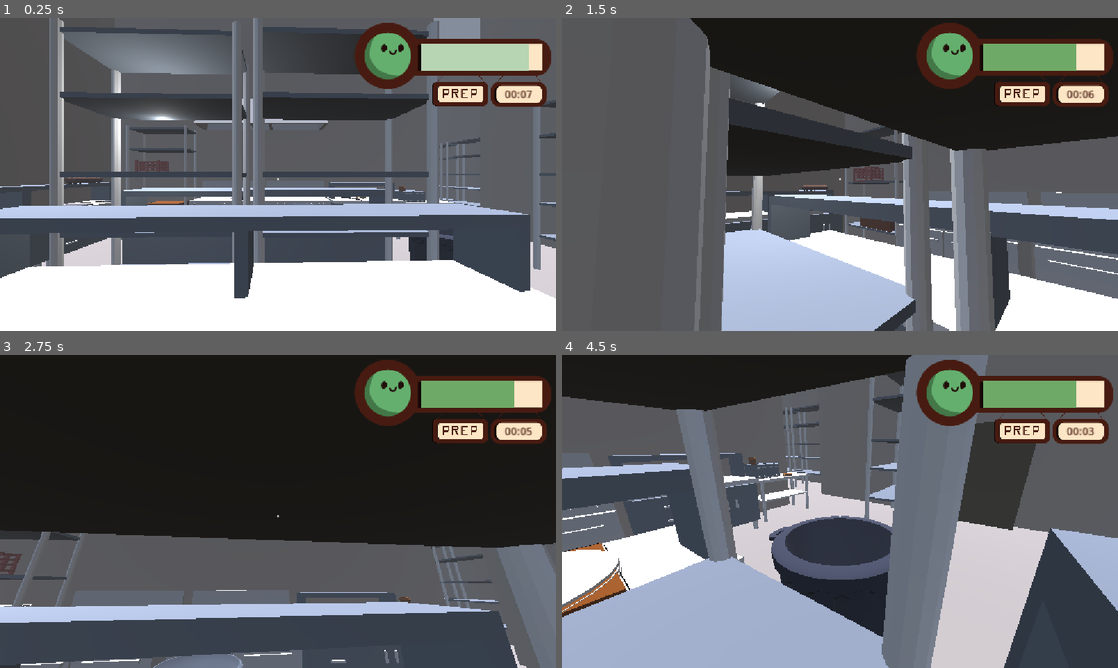
Above: before the commit, frames 1-4 (two rows, left to right).
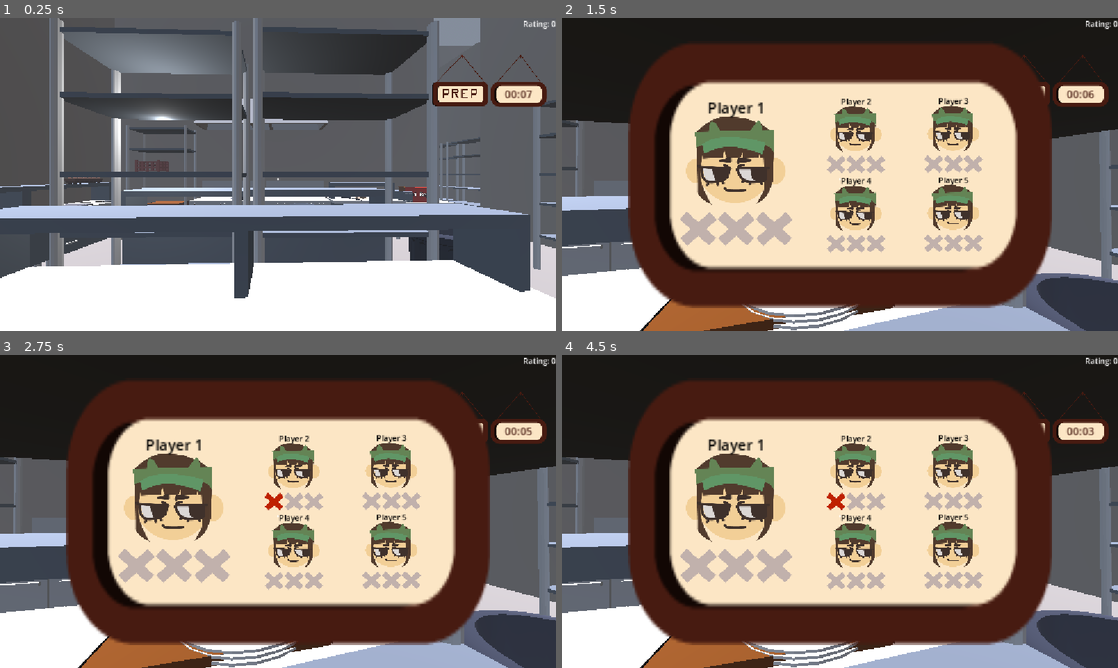
Above: after the commit, the same moments.

Repository: AlexLietha/Slacker
Game: Godot game, scene res://Scenes/FunctionalKitchen.tscn
Two runs of this game, one before a commit and one after it. Both use one fixed random seed, a clock stepped at 60 frames per second and the inputs below.
Inputs (mouse positions are in pixels of both pictures, inside the frame that each line leads up to):
- Up to frame 1 (0.25 s): no input
- Up to frame 2 (1.5 s): tap Enter (ui_accept) at 0.5, 0.77 s; move the mouse to (867, 174) at 0.52 s; hold W (moveForward) 0.53-1.25 s; tap E (interact) at 0.6 s; click (734, 168) at 1.25 s, where only the run after the commit has a clickable "Player 1"
- Up to frame 3 (2.75 s): click (294, 470) at 2 s, where only the run after the commit has a clickable "Player 2"
- Up to frame 4 (4.5 s): click (951, 467) at 2.75 s, where only the run after the commit has a clickable "Player 3"; click (856, 549) at 3.5 s, where only the run after the commit has a clickable "Player 4"; click (951, 549) at 4.25 s, where only the run after the commit has a clickable "Player 5"

The runs differ from the first frame. In frame 1, 4.9% of the frame differs, in the area x 63-100%, y 0-59%; in frame 2, 85%; in frame 3, 82%; in frame 4, 87%, in the area x 0-100%, y 0-100%.

Commit message:
Reapply "Merge branch 'TicketBoard/Riley' into main2temp"
This reverts commit 9ac0eb9fbfaca4ac5db99d1dde95e9d8dea3f222.

Diff:
--- a/slacker/Scenes/FunctionalKitchen.tscn
+++ b/slacker/Scenes/FunctionalKitchen.tscn
@@ -16,6 +16,7 @@
 [ext_resource type="PackedScene" uid="uid://bwbxe6tcv6484" path="res://environmentmodelscenes/trashcan.tscn" id="11_g0k8k"]
 [ext_resource type="PackedScene" uid="uid://clkyi1xaaf5mp" path="res://environmentmodelscenes/spatula.tscn" id="12_sn54c"]
 [ext_resource type="PackedScene" uid="uid://b6tfnde32xqur" path="res://environmentmodelscenes/pancakestack.tscn" id="13_d3bkb"]
+[ext_resource type="PackedScene" uid="uid://w0g2043ktub6" path="res://Scenes/report_box.tscn" id="14_kssx3"]
 [ext_resource type="PackedScene" uid="uid://bg8qlsnubpuc6" path="res://environmentmodelscenes/waffle.tscn" id="14_ku32c"]
 [ext_resource type="PackedScene" uid="uid://bgu1pls1ejp2t" path="res://Scenes/Grabbable Objects/plate.tscn" id="14_nycbd"]
 [ext_resource type="PackedScene" uid="uid://cqu4s7gp7ge71" path="res://environmentmodelscenes/knife.tscn" id="15_87vul"]
@@ -287,4 +288,7 @@
 script = ExtResource("28_wur46")
 
 [node name="OrderBoard" parent="." unique_id=598548473 instance=ExtResource("27_cakj8")]
-transform = Transform3D(-0.99998885, 0, 0.0047176583, 0, 1, 0, -0.0047176583, 0, -0.99998885, 10.263956, 0.6108203, -1.4797425)
+transform = Transform3D(-1.4999833, 0, 0.007076583, 0, 1.5, 0, -0.007076583, 0, -1.4999833, 10.257169, 0.92690086, -0.0410856)
+
+[node name="StaticBody3D" parent="." unique_id=1958575001 instance=ExtResource("14_kssx3")]
+transform = Transform3D(1, 0, 0, 0, 1, 0, 0, 0, 1, 7.0681834, 2.1542432, -8.6701765)
--- a/slacker/Scenes/player.tscn
+++ b/slacker/Scenes/player.tscn
@@ -3,8 +3,8 @@
 [ext_resource type="Script" uid="uid://j5kxh4tou35y" path="res://Scripts/interaction.gd" id="1_3vyb7"]
 [ext_resource type="Script" uid="uid://dqpaw7ty68pbe" path="res://Scripts/playerMovement.gd" id="1_g2els"]
 [ext_resource type="Script" uid="uid://3i2b3c7mfewl" path="res://Scripts/Orders/UI/order_list.gd" id="3_6t5aa"]
-[ext_resource type="Texture2D" uid="uid://dwexlgu75s2hg" path="res://UI/Satisfaction Rating/sad_bar_v1.png" id="4_fkybt"]
 [ext_resource type="Script" uid="uid://dxlxaqlecxydr" path="res://Scripts/Orders/UI/CustomerSatisfactionUI.gd" id="4_vgqql"]
+[ext_resource type="PackedScene" uid="uid://nsk45ymwt1wc" path="res://UI/VotingUI.tscn" id="5_fkybt"]
 
 [sub_resource type="CapsuleShape3D" id="CapsuleShape3D_vgqql"]
 
@@ -12,12 +12,6 @@
 
 [sub_resource type="CylinderMesh" id="CylinderMesh_fkybt"]
 height = 1.5333862
-
-[sub_resource type="Gradient" id="Gradient_fkybt"]
-offsets = PackedFloat32Array(0, 0.3, 0.8, 1)
-colors = PackedColorArray(0.80784315, 0.45490196, 0.14117648, 1, 0.80784315, 0.45490196, 0.14117648, 1, 0.39215687, 0.6862745, 0.43137255, 1, 0.39215687, 0.6862745, 0.43137255, 1)
-metadata/_snap_enabled = true
-metadata/_snap_count = 100
 
 [node name="Player" type="CharacterBody3D" unique_id=1090027167 node_paths=PackedStringArray("interactionRayCast", "grabbedItem")]
 transform = Transform3D(3.5, 0, 0, 0, 3.5, 0, 0, 0, 3.5, 0, 0, 0)
@@ -63,32 +57,22 @@
 [node name="Order List" type="VBoxContainer" parent="UI" unique_id=871812656]
 anchors_preset = 9
 anchor_bottom = 1.0
-offset_top = 149.0
 offset_right = 165.0
 grow_vertical = 2
 size_flags_horizontal = 3
 script = ExtResource("3_6t5aa")
 
-[node name="BoxContainer" type="BoxContainer" parent="UI" unique_id=772235713]
-offset_right = 40.0
-offset_bottom = 40.0
-
-[node name="EmptyBarV1" type="Sprite2D" parent="UI" unique_id=577593943]
-position = Vector2(938, 78.5)
-texture = ExtResource("4_fkybt")
-
-[node name="ColorRect" type="ColorRect" parent="UI" unique_id=1444698482 node_paths=PackedStringArray("barSprite")]
+[node name="Label" type="Label" parent="UI" unique_id=1266910109]
 anchors_preset = 1
 anchor_left = 1.0
 anchor_right = 1.0
-offset_left = -279.0
-offset_top = 54.0
-offset_right = -23.0
-offset_bottom = 109.0
+offset_left = -40.0
+offset_bottom = 23.0
 grow_horizontal = 0
+text = "Rating: 0"
 script = ExtResource("4_vgqql")
-gradient = SubResource("Gradient_fkybt")
-barSprite = NodePath("../EmptyBarV1")
 
 [node name="GrabbedObjectPosition" type="Node3D" parent="." unique_id=1229670346]
-transform = Transform3D(1, 0, 0, 0, 1, 0, 0, 0, 1, 0, 0.46514717, -0.5628254)
+transform = Transform3D(1, 0, 0, 0, 1, 0, 0, 0, 1, 0, 0.46514714, -0.45139253)
+
+[node name="VotingBoard" parent="." unique_id=1031466018 instance=ExtResource("5_fkybt")]
--- /dev/null
+++ b/slacker/Scenes/report_box.tscn
@@ -0,0 +1,72 @@
+[gd_scene format=3 uid="uid://w0g2043ktub6"]
+
+[ext_resource type="Script" uid="uid://c0ev0xxgy87r5" path="res://Scripts/ReportPlayer.gd" id="1_b6aji"]
+[ext_resource type="Script" uid="uid://8hid0kygyi71" path="res://Scripts/interactible_component.gd" id="1_k06tl"]
+[ext_resource type="Script" uid="uid://dakevjuf8svg" path="res://Scripts/HighlightComponent.gd" id="3_r507p"]
+
+[sub_resource type="StandardMaterial3D" id="StandardMaterial3D_h0q4h"]
+albedo_color = Color(1, 0.16078432, 0, 1)
+
+[sub_resource type="BoxMesh" id="BoxMesh_nbe6a"]
+material = SubResource("StandardMaterial3D_h0q4h")
+size = Vector3(1, 0.68652344, 1)
+
+[sub_resource type="StandardMaterial3D" id="StandardMaterial3D_prwft"]
+albedo_color = Color(0, 0, 0, 1)
+
+[sub_resource type="PlaneMesh" id="PlaneMesh_nbe6a"]
+material = SubResource("StandardMaterial3D_prwft")
+size = Vector2(0.25, 0.5)
+
+[sub_resource type="BoxShape3D" id="BoxShape3D_nbe6a"]
+size = Vector3(1, 0.68078613, 1)
+
+[node name="StaticBody3D" type="StaticBody3D" unique_id=1958575001 node_paths=PackedStringArray("interactableComponent", "highlightComponent", "model")]
+script = ExtResource("1_b6aji")
+interactableComponent = NodePath("InteractableComponent")
+highlightComponent = NodePath("HighlightComponent")
+model = NodePath("CSGBox3D")
+
+[node name="CSGBox3D" type="CSGBox3D" parent="." unique_id=122005518]
+transform = Transform3D(1, 0, 0, 0, 1, 0, 0, 0, 1, 0.012036115, 0.13969776, 0.013671875)
+size = Vector3(0.90000004, 0.001, 0.9394531)
+
+[node name="box" type="MeshInstance3D" parent="." unique_id=1804333608]
+transform = Transform3D(1, 0, 0, 0, 1, 0, 0, 0, 1, 0, -0.15673828, 0)
+mesh = SubResource("BoxMesh_nbe6a")
+
+[node name="Slit" type="MeshInstance3D" parent="." unique_id=350196690]
+transform = Transform3D(1, 0, 0, 0, 1, 0, 0, 0, 1, 0, 0.19033393, 0)
+mesh = SubResource("PlaneMesh_nbe6a")
+
+[node name="InteractableComponent" type="Node" parent="." unique_id=610096994]
+script = ExtResource("1_k06tl")
+metadata/_custom_type_script = "uid://8hid0kygyi71"
+
+[node name="Label3D" type="Label3D" parent="." unique_id=2088420147]
+transform = Transform3D(-1, 0, 2.9802322e-08, 0, 1, 0, -2.9802322e-08, 0, -1, -2.7967388e-09, -0.13146323, -0.50615704)
+text = "Report"
+font_size = 50
+
+[node name="Label3D2" type="Label3D" parent="." unique_id=160781390]
+transform = Transform3D(1.3909066e-08, 0, -1, 0, 1, 0, 1, 0, 1.3909066e-08, -0.50633, -0.13146323, -0.0061570406)
+text = "Report"
+font_size = 50
+
+[node name="Label3D3" type="Label3D" parent="." unique_id=522213400]
+transform = Transform3D(0.99999994, 0, 1.3909068e-08, 0, 1, 0, -1.3909068e-08, 0, 0.99999994, -0.00038003922, -0.119061664, 0.50160956)
+text = "Report"
+font_size = 50
+
+[node name="Label3D4" type="Label3D" parent="." unique_id=618948341]
+transform = Transform3D(1.5893256e-08, 0, 1, 0, 1, 0, -1, 0, 1.5893256e-08, 0.505777, -0.12060596, -0.0061570425)
+text = "Report"
+font_size = 50
+
+[node name="CollisionShape3D" type="CollisionShape3D" parent="." unique_id=1706996616]
+transform = Transform3D(1, 0, 0, 0, 1, 0, 0, 0, 1, 0, -0.15960693, 0)
+shape = SubResource("BoxShape3D_nbe6a")
+
+[node name="HighlightComponent" type="Node" parent="." unique_id=344132689]
+script = ExtResource("3_r507p")
+metadata/_custom_type_script = "uid://dakevjuf8svg"
--- /dev/null
+++ b/slacker/Scripts/ReportButton.gd
@@ -0,0 +1,25 @@
+extends TextureButton
+
+var counter: int = 0
+@export var X1: TextureRect
+@export var X2: TextureRect
+@export var X3: TextureRect
+# Called when the node enters the scene tree for the first time.
+func _ready() -> void:
+	pass # Replace with function body.
+
+
+# Called every frame. 'delta' is the elapsed time since the previous frame.
+func _process(delta: float) -> void:
+	pass
+
+
+func _on_pressed() -> void:
+	if(counter == 0):
+		X1.visible = true
+	elif(counter == 1):
+		X2.visible = true
+	else:
+		X3.visible = true
+
+	counter = counter + 1;
--- /dev/null
+++ b/slacker/Scripts/ReportPlayer.gd
@@ -0,0 +1,22 @@
+extends StaticBody3D
+
+@export var interactableComponent: InteractableComponent
+@export var highlightComponent: HighlightComponent
+
+@export var model: CSGBox3D
+
+
+func _ready() -> void:
+	interactableComponent.GetInteractSignal().connect(RetrieveItem)
+	#interactableComponent.GetHoveredSignal().connect(highlight)
+
+	#highlightComponent.SetShader(model.material.next_pass)
+
+
+
+func RetrieveItem(interactor: Player) -> void:
+	print("Interacted")
+	interactor.ShowUI()
+
+#func highlight(interactor: Player, highlighted: bool):
+	#highlightComponent.highlight(interactor, highlighted)
--- a/slacker/Scripts/playerMovement.gd
+++ b/slacker/Scripts/playerMovement.gd
@@ -9,15 +9,21 @@
 @onready var camera = $Camera3D
 @onready var hat := $Hat
 @onready var player_mesh := $PlayerMesh
+@onready var vote_UI := $VotingBoard
 
 @export var interactionRayCast : RayCast3D
 @export var grabbedItem : Node3D
+var counter: int = 0;
 
 func _ready() -> void:
 	add_to_group("players")
 	Input.mouse_mode = Input.MOUSE_MODE_CAPTURED
+	vote_UI.visible = false
+
+
 
 func _physics_process(delta: float) -> void:
+
 
 	if role == "Manager":
 		hat.show()
@@ -60,6 +66,13 @@
 		velocity.x = move_toward(velocity.x, 0, speed)
 		velocity.z = move_toward(velocity.z, 0, speed)
 
+	if(Input.is_action_just_pressed("Click e")&&counter%2==0):
+		ShowUI()
+		counter = counter +1
+	elif(Input.is_action_just_pressed("Click e")&&counter%2==1):
+		HideUI()
+		counter= counter + 1
+
 	move_and_slide()
 
 
@@ -89,3 +102,11 @@
 
 func HasGrabbedItem() -> bool:
 	return grabbedItem.get_child_count() == 1
+
+func ShowUI() -> void:
+	vote_UI.visible = true
+	Input.set_mouse_mode(Input.MOUSE_MODE_VISIBLE)
+
+func HideUI() -> void:
+	vote_UI.visible = false
+	Input.set_mouse_mode(Input.MOUSE_MODE_CAPTURED)
--- /dev/null
+++ b/slacker/UI/VotingUI.tscn
@@ -0,0 +1,515 @@
+[gd_scene format=3 uid="uid://nsk45ymwt1wc"]
+
+[ext_resource type="Texture2D" uid="uid://cn3emvwfnr4s3" path="res://UI/timer_v1.png" id="1_rccwp"]
+[ext_resource type="Texture2D" uid="uid://b0gvpbgyld0dt" path="res://UI/nostrikes_p1_v1.png" id="2_yb1uu"]
+[ext_resource type="Texture2D" uid="uid://dnjyd8o3ullia" path="res://UI/red_x.png" id="3_7rrvv"]
+[ext_resource type="Script" uid="uid://df557047m1w27" path="res://Scripts/ReportButton.gd" id="3_b5i3x"]
+[ext_resource type="Texture2D" uid="uid://d0267cede3qju" path="res://UI/greyed_x.png" id="3_yb1uu"]
+
+[node name="Control" type="Control" unique_id=1031466018]
+layout_mode = 3
+anchors_preset = 15
+anchor_right = 1.0
+anchor_bottom = 1.0
+grow_horizontal = 2
+grow_vertical = 2
+
+[node name="background" type="TextureRect" parent="." unique_id=1780050751]
+layout_mode = 1
+anchors_preset = 8
+anchor_left = 0.5
+anchor_top = 0.5
+anchor_right = 0.5
+anchor_bottom = 0.5
+offset_left = -439.5
+offset_top = -276.5
+offset_right = 439.5
+offset_bottom = 276.5
+grow_horizontal = 2
+grow_vertical = 2
+texture = ExtResource("1_rccwp")
+
+[node name="PlayerIcon1" type="TextureButton" parent="." unique_id=353898756]
+layout_mode = 0
+offset_left = 257.0
+offset_top = 205.0
+offset_right = 364.5
+offset_bottom = 312.5
+scale = Vector2(1.9200001, 1.9200001)
+texture_normal = ExtResource("2_yb1uu")
+ignore_texture_size = true
+stretch_mode = 4
+
+[node name="PlayerName" type="Label" parent="PlayerIcon1" unique_id=1019238644]
+layout_mode = 1
+anchors_preset = 5
+anchor_left = 0.5
+anchor_right = 0.5
+offset_left = -31.0
+offset_top = -22.0
+offset_right = 31.0
+offset_bottom = 1.0
+grow_horizontal = 2
+theme_override_colors/font_color = Color(0, 0, 0, 1)
+text = "Player 1"
+
+[node name="Strike1Off" type="TextureRect" parent="PlayerIcon1" unique_id=475471617]
+layout_mode = 0
+offset_left = -7.5
+offset_top = 102.0
+offset_right = 32.5
+offset_bottom = 142.0
+texture = ExtResource("3_yb1uu")
+expand_mode = 1
+stretch_mode = 4
+
+[node name="Strike1On" type="TextureRect" parent="PlayerIcon1" unique_id=1016154784]
+visible = false
+layout_mode = 0
+offset_left = -7.5
+offset_top = 102.0
+offset_right = 32.5
+offset_bottom = 142.0
+texture = ExtResource("3_7rrvv")
+expand_mode = 1
+stretch_mode = 4
+
+[node name="Strike2Off" type="TextureRect" parent="PlayerIcon1" unique_id=297099051]
+layout_mode = 0
+offset_left = 33.75
+offset_top = 102.0
+offset_right = 73.75
+offset_bottom = 142.0
+texture = ExtResource("3_yb1uu")
+expand_mode = 1
+stretch_mode = 4
+
+[node name="Strike2On" type="TextureRect" parent="PlayerIcon1" unique_id=459229020]
+visible = false
+layout_mode = 1
+anchors_preset = 7
+anchor_left = 0.5
+anchor_top = 1.0
+anchor_right = 0.5
+anchor_bottom = 1.0
+offset_left = -20.0
+offset_top = -7.5
+offset_right = 20.0
+offset_bottom = 32.5
+grow_horizontal = 2
+grow_vertical = 0
+texture = ExtResource("3_7rrvv")
+expand_mode = 1
+stretch_mode = 4
+
+[node name="Strike3Off" type="TextureRect" parent="PlayerIcon1" unique_id=31136850]
+layout_mode = 0
+offset_left = 75.0
+offset_top = 102.0
+offset_right = 115.0
+offset_bottom = 142.0
+texture = ExtResource("3_yb1uu")
+expand_mode = 1
+stretch_mode = 4
+
+[node name="Strike3On" type="TextureRect" parent="PlayerIcon1" unique_id=1186383292]
+visible = false
+layout_mode = 0
+offset_left = 75.0
+offset_top = 102.0
+offset_right = 115.0
+offset_bottom = 142.0
+texture = ExtResource("3_7rrvv")
+expand_mode = 1
+stretch_mode = 4
+
+[node name="PlayerIcon2" type="TextureButton" parent="." unique_id=1136383905 node_paths=PackedStringArray("X1", "X2", "X3")]
+layout_mode = 0
+offset_left = 555.0
+offset_top = 183.0
+offset_right = 662.5
+offset_bottom = 290.5
+texture_normal = ExtResource("2_yb1uu")
+ignore_texture_size = true
+stretch_mode = 4
+script = ExtResource("3_b5i3x")
+X1 = NodePath("Strike1On")
+X2 = NodePath("Strike2On")
+X3 = NodePath("Strike3On")
+
+[node name="PlayerName" type="Label" parent="PlayerIcon2" unique_id=1152529250]
+layout_mode = 1
+anchors_preset = 5
+anchor_left = 0.5
+anchor_right = 0.5
+offset_left = -31.0
+offset_top = -22.0
+offset_right = 31.0
+offset_bottom = 1.0
+grow_horizontal = 2
+theme_override_colors/font_color = Color(0, 0, 0, 1)
+text = "Player 2"
+
+[node name="Strike1Off" type="TextureRect" parent="PlayerIcon2" unique_id=598995330]
+layout_mode = 0
+offset_left = -7.5
+offset_top = 102.0
+offset_right = 32.5
+offset_bottom = 142.0
+texture = ExtResource("3_yb1uu")
+expand_mode = 1
+stretch_mode = 4
+
+[node name="Strike1On" type="TextureRect" parent="PlayerIcon2" unique_id=632960098]
+visible = false
+layout_mode = 0
+offset_left = -7.5
+offset_top = 102.0
+offset_right = 32.5
+offset_bottom = 142.0
+texture = ExtResource("3_7rrvv")
+expand_mode = 1
+stretch_mode = 4
+
+[node name="Strike2Off" type="TextureRect" parent="PlayerIcon2" unique_id=621831829]
+layout_mode = 0
+offset_left = 33.75
+offset_top = 102.0
+offset_right = 73.75
+offset_bottom = 142.0
+texture = ExtResource("3_yb1uu")
+expand_mode = 1
+stretch_mode = 4
+
+[node name="Strike2On" type="TextureRect" parent="PlayerIcon2" unique_id=1556274401]
+visible = false
+layout_mode = 1
+anchors_preset = 7
+anchor_left = 0.5
+anchor_top = 1.0
+anchor_right = 0.5
+anchor_bottom = 1.0
+offset_left = -20.0
+offset_top = -7.5
+offset_right = 20.0
+offset_bottom = 32.5
+grow_horizontal = 2
+grow_vertical = 0
+texture = ExtResource("3_7rrvv")
+expand_mode = 1
+stretch_mode = 4
+
+[node name="Strike3Off" type="TextureRect" parent="PlayerIcon2" unique_id=798952665]
+layout_mode = 0
+offset_left = 75.0
+offset_top = 102.0
+offset_right = 115.0
+offset_bottom = 142.0
+texture = ExtResource("3_yb1uu")
+expand_mode = 1
+stretch_mode = 4
+
+[node name="Strike3On" type="TextureRect" parent="PlayerIcon2" unique_id=66966990]
+visible = false
+layout_mode = 0
+offset_left = 75.0
+offset_top = 102.0
+offset_right = 115.0
+offset_bottom = 142.0
+texture = ExtResource("3_7rrvv")
+expand_mode = 1
+stretch_mode = 4
+
+[node name="PlayerIcon3" type="TextureButton" parent="." unique_id=1009515208 node_paths=PackedStringArray("X1", "X2", "X3")]
+layout_mode = 0
+offset_left = 757.0
+offset_top = 182.0
+offset_right = 864.5
+offset_bottom = 289.5
+texture_normal = ExtResource("2_yb1uu")
+ignore_texture_size = true
+stretch_mode = 4
+script = ExtResource("3_b5i3x")
+X1 = NodePath("Strike1On")
+X2 = NodePath("Strike2On")
+X3 = NodePath("Strike3On")
+
+[node name="PlayerName" type="Label" parent="PlayerIcon3" unique_id=1248458948]
+layout_mode = 1
+anchors_preset = 5
+anchor_left = 0.5
+anchor_right = 0.5
+offset_left = -31.0
+offset_top = -22.0
+offset_right = 31.0
+offset_bottom = 1.0
+grow_horizontal = 2
+theme_override_colors/font_color = Color(0, 0, 0, 1)
+text = "Player 3"
+
+[node name="Strike1Off" type="TextureRect" parent="PlayerIcon3" unique_id=463005981]
+layout_mode = 0
+offset_left = -7.5
+offset_top = 102.0
+offset_right = 32.5
+offset_bottom = 142.0
+texture = ExtResource("3_yb1uu")
+expand_mode = 1
+stretch_mode = 4
+
+[node name="Strike1On" type="TextureRect" parent="PlayerIcon3" unique_id=517387142]
+visible = false
+layout_mode = 0
+offset_left = -7.5
+offset_top = 102.0
+offset_right = 32.5
+offset_bottom = 142.0
+texture = ExtResource("3_7rrvv")
+expand_mode = 1
+stretch_mode = 4
+
+[node name="Strike2Off" type="TextureRect" parent="PlayerIcon3" unique_id=243467851]
+layout_mode = 0
+offset_left = 33.75
+offset_top = 102.0
+offset_right = 73.75
+offset_bottom = 142.0
+texture = ExtResource("3_yb1uu")
+expand_mode = 1
+stretch_mode = 4
+
+[node name="Strike2On" type="TextureRect" parent="PlayerIcon3" unique_id=194151546]
+visible = false
+layout_mode = 1
+anchors_preset = 7
+anchor_left = 0.5
+anchor_top = 1.0
+anchor_right = 0.5
+anchor_bottom = 1.0
+offset_left = -20.0
+offset_top = -7.5
+offset_right = 20.0
+offset_bottom = 32.5
+grow_horizontal = 2
+grow_vertical = 0
+texture = ExtResource("3_7rrvv")
+expand_mode = 1
+stretch_mode = 4
+
+[node name="Strike3Off" type="TextureRect" parent="PlayerIcon3" unique_id=1700233915]
+layout_mode = 0
+offset_left = 75.0
+offset_top = 102.0
+offset_right = 115.0
+offset_bottom = 142.0
+texture = ExtResource("3_yb1uu")
+expand_mode = 1
+stretch_mode = 4
+
+[node name="Strike3On" type="TextureRect" parent="PlayerIcon3" unique_id=2046735278]
+visible = false
+layout_mode = 0
+offset_left = 75.0
+offset_top = 102.0
+offset_right = 115.0
+offset_bottom = 142.0
+texture = ExtResource("3_7rrvv")
+expand_mode = 1
+stretch_mode = 4
+
+[node name="PlayerIcon4" type="TextureButton" parent="." unique_id=1773233279 node_paths=PackedStringArray("X1", "X2", "X3")]
+layout_mode = 0
+offset_left = 555.0
+offset_top = 347.0
+offset_right = 662.5
+offset_bottom = 454.5
+texture_normal = ExtResource("2_yb1uu")
+ignore_texture_size = true
+stretch_mode = 4
+script = ExtResource("3_b5i3x")
+X1 = NodePath("Strike1On")
+X2 = NodePath("Strike2On")
+X3 = NodePath("Strike3On")
+
+[node name="PlayerName" type="Label" parent="PlayerIcon4" unique_id=1866231491]
+layout_mode = 1
+anchors_preset = 5
+anchor_left = 0.5
+anchor_right = 0.5
+offset_left = -31.0
+offset_top = -22.0
+offset_right = 31.0
+offset_bottom = 1.0
+grow_horizontal = 2
+theme_override_colors/font_color = Color(0, 0, 0, 1)
+text = "Player 4"
+
+[node name="Strike1Off" type="TextureRect" parent="PlayerIcon4" unique_id=1882540911]
+layout_mode = 0
+offset_left = -7.5
+offset_top = 102.0
+offset_right = 32.5
+offset_bottom = 142.0
+texture = ExtResource("3_yb1uu")
+expand_mode = 1
+stretch_mode = 4
+
+[node name="Strike1On" type="TextureRect" parent="PlayerIcon4" unique_id=1455802267]
+visible = false
+layout_mode = 0
+offset_left = -7.5
+offset_top = 102.0
+offset_right = 32.5
+offset_bottom = 142.0
+texture = ExtResource("3_7rrvv")
+expand_mode = 1
+stretch_mode = 4
+
+[node name="Strike2Off" type="TextureRect" parent="PlayerIcon4" unique_id=1614693308]
+layout_mode = 0
+offset_left = 33.75
+offset_top = 102.0
+offset_right = 73.75
+offset_bottom = 142.0
+texture = ExtResource("3_yb1uu")
+expand_mode = 1
+stretch_mode = 4
+
+[node name="Strike2On" type="TextureRect" parent="PlayerIcon4" unique_id=672722753]
+visible = false
+layout_mode = 1
+anchors_preset = 7
+anchor_left = 0.5
+anchor_top = 1.0
+anchor_right = 0.5
+anchor_bottom = 1.0
+offset_left = -20.0
+offset_top = -7.5
+offset_right = 20.0
+offset_bottom = 32.5
+grow_horizontal = 2
+grow_vertical = 0
+texture = ExtResource("3_7rrvv")
+expand_mode = 1
+stretch_mode = 4
+
+[node name="Strike3Off" type="TextureRect" parent="PlayerIcon4" unique_id=1297300122]
+layout_mode = 0
+offset_left = 75.0
+offset_top = 102.0
+offset_right = 115.0
+offset_bottom = 142.0
+texture = ExtResource("3_yb1uu")
+expand_mode = 1
+stretch_mode = 4
+
+[node name="Strike3On" type="TextureRect" parent="PlayerIcon4" unique_id=258945355]
+visible = false
+layout_mode = 0
+offset_left = 75.0
+offset_top = 102.0
+offset_right = 115.0
+offset_bottom = 142.0
+texture = ExtResource("3_7rrvv")
+expand_mode = 1
+stretch_mode = 4
+
+[node name="PlayerIcon5" type="TextureButton" parent="." unique_id=1104315587 node_paths=PackedStringArray("X1", "X2", "X3")]
+layout_mode = 0
+offset_left = 757.0
+offset_top = 346.0
+offset_right = 864.5
+offset_bottom = 453.5
+texture_normal = ExtResource("2_yb1uu")
+ignore_texture_size = true
+stretch_mode = 4
+script = ExtResource("3_b5i3x")
+X1 = NodePath("Strike1On")
+X2 = NodePath("Strike2On")
+X3 = NodePath("Strike3On")
+
+[node name="PlayerName" type="Label" parent="PlayerIcon5" unique_id=2025397008]
+layout_mode = 1
+anchors_preset = 5
+anchor_left = 0.5
+anchor_right = 0.5
+offset_left = -31.0
+offset_top = -22.0
+offset_right = 31.0
+offset_bottom = 1.0
+grow_horizontal = 2
+theme_override_colors/font_color = Color(0, 0, 0, 1)
+text = "Player 5"
+
+[node name="Strike1Off" type="TextureRect" parent="PlayerIcon5" unique_id=715461362]
+layout_mode = 0
+offset_left = -7.5
+offset_top = 102.0
+offset_right = 32.5
+offset_bottom = 142.0
+texture = ExtResource("3_yb1uu")
+expand_mode = 1
+stretch_mode = 4
+
+[node name="Strike1On" type="TextureRect" parent="PlayerIcon5" unique_id=1985708227]
+visible = false
+layout_mode = 0
+offset_left = -7.5
+offset_top = 102.0
+offset_right = 32.5
+offset_bottom = 142.0
+texture = ExtResource("3_7rrvv")
+expand_mode = 1
+stretch_mode = 4
+
+[node name="Strike2Off" type="TextureRect" parent="PlayerIcon5" unique_id=2056128829]
+layout_mode = 0
+offset_left = 33.75
+offset_top = 102.0
+offset_right = 73.75
+offset_bottom = 142.0
+texture = ExtResource("3_yb1uu")
+expand_mode = 1
+stretch_mode = 4
+
+[node name="Strike2On" type="TextureRect" parent="PlayerIcon5" unique_id=1110821936]
+visible = false
+layout_mode = 1
+anchors_preset = 7
+anchor_left = 0.5
+anchor_top = 1.0
+anchor_right = 0.5
+anchor_bottom = 1.0
+offset_left = -20.0
+offset_top = -7.5
+offset_right = 20.0
+offset_bottom = 32.5
+grow_horizontal = 2
+grow_vertical = 0
+texture = ExtResource("3_7rrvv")
+expand_mode = 1
+stretch_mode = 4
+
+[node name="Strike3Off" type="TextureRect" parent="PlayerIcon5" unique_id=91344222]
+layout_mode = 0
+offset_left = 75.0
+offset_top = 102.0
+offset_right = 115.0
+offset_bottom = 142.0
+texture = ExtResource("3_yb1uu")
+expand_mode = 1
+stretch_mode = 4
+
+[node name="Strike3On" type="TextureRect" parent="PlayerIcon5" unique_id=519591572]
+visible = false
+layout_mode = 0
+offset_left = 75.0
+offset_top = 102.0
+offset_right = 115.0
+offset_bottom = 142.0
+texture = ExtResource("3_7rrvv")
+expand_mode = 1
+stretch_mode = 4
+
+[connection signal="pressed" from="PlayerIcon1" to="PlayerIcon1" method="_on_pressed"]
+[connection signal="pressed" from="PlayerIcon2" to="PlayerIcon2" method="_on_pressed"]
--- a/slacker/project.godot
+++ b/slacker/project.godot
@@ -71,6 +71,11 @@
 "events": [Object(InputEventKey,"resource_local_to_scene":false,"resource_name":"","device":-1,"window_id":0,"alt_press …(191 unchanged characters)…
 ]
 }
+"Click e"={
+"deadzone": 0.2,
+"events": [Object(InputEventKey,"resource_local_to_scene":false,"resource_name":"","device":-1,"window_id":0,"alt_pressed":false,"shift_pressed":false,"ctrl_pressed":false,"meta_pressed":false,"pressed":false,"keycode":0,"physical_keycode":69,"key_label":0,"unicode":101,"location":0,"echo":false,"script":null)
+]
+}
 
 [layer_names]
 
Not shown, added: slacker/Scripts/ReportButton.gd.uid
Not shown, added: slacker/Scripts/ReportPlayer.gd.uid
Binary file added: slacker/UI/1strike-_p1_v1.png
Not shown, added: slacker/UI/1strike-_p1_v1.png.import
Binary file added: slacker/UI/3strikes_p1_v1.png
Not shown, added: slacker/UI/3strikes_p1_v1.png.import
Binary file added: slacker/UI/greyed_x.png
Not shown, added: slacker/UI/greyed_x.png.import
Binary file added: slacker/UI/nostrikes_p1_v1.png
Not shown, added: slacker/UI/nostrikes_p1_v1.png.import
Binary file added: slacker/UI/red_x.png
Not shown, added: slacker/UI/red_x.png.import
